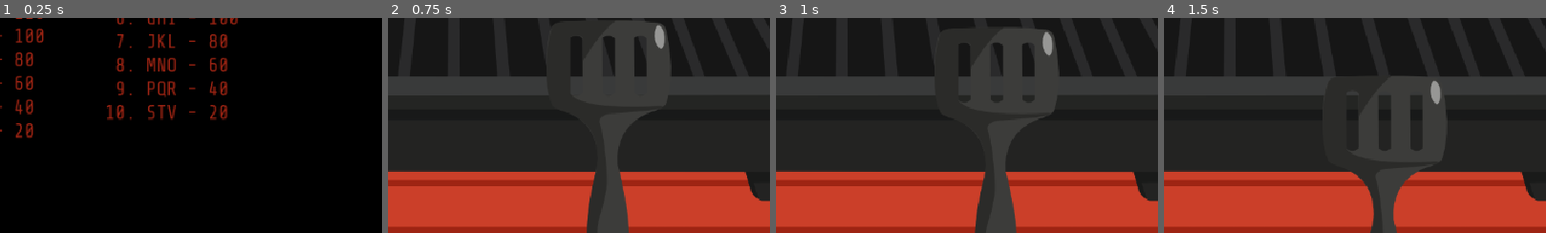
Above: before the commit, frames 1-4 (left to right).
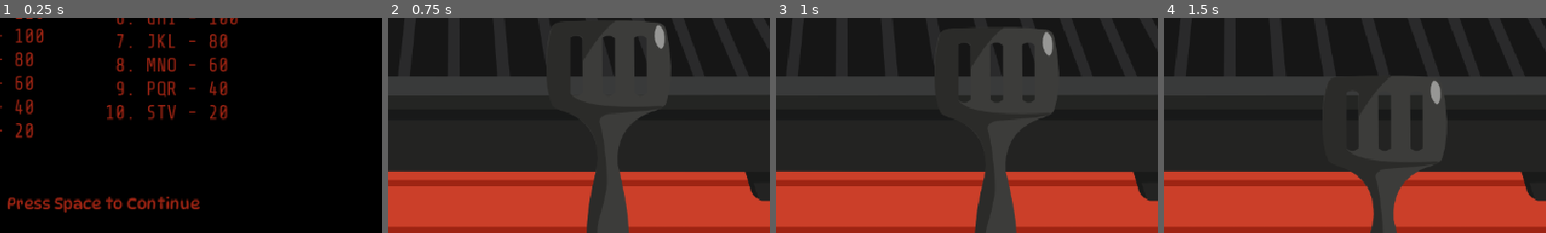
Above: after the commit, the same moments.

Repository: Allus-Interactive/30-days-of-summer-2025
Game: Godot game, scene res://scenes/menus/high scores/high_scores.tscn
The game is run twice, just before and just after one commit, with the same random seed, the same clock (stepped at 60 frames per second) and the same inputs. This scene is started directly instead of the project's main scene.
Inputs:
- Up to frame 1 (0.25 s): no input
- Up to frame 2 (0.75 s): tap Space (flip) at 0.5, 0.6 s; hold D (move_right) from 0.53 s (still down)
- Up to frame 3 (1 s): keep holding D (move_right)
- Up to frame 4 (1.5 s): release D (move_right) at 1.28 s; hold S from 1.28 s (still down); tap Enter (replay) at 1.35 s
The pictures show only the part of the screen within x 37-87%, y 50-100%; the shares and areas given below are measured in that part.

The runs differ from the first frame. In frame 1, 1.7% of the frame differs, in the area x 2-53%, y 83-91%; in frame 2, nothing differs; in frame 3, nothing differs; in frame 4, nothing differs.

Commit message:
removed obsolete nodes/code

Diff:
--- a/scenes/menus/high scores/high_scores.gd
+++ b/scenes/menus/high scores/high_scores.gd
@@ -4,8 +4,6 @@
 @export var game_scene: String
 
 
-# @onready var local_leaderboard_container: VBoxContainer = $CanvasLayer/LocalLeaderboardContainer
-# @onready var local_leaderboard: Label = $CanvasLayer/LocalLeaderboardContainer/LocalLeaderboard
 @onready var local_leaderboard_container: VBoxContainer = $CanvasLayer/HBoxContainer/LocalLeaderboardContainer
 @onready var local_leaderboard: Label = $CanvasLayer/HBoxContainer/LocalLeaderboardContainer/LocalLeaderboard
 @onready var global_leaderboard: Label = $CanvasLayer/HBoxContainer/OnlineLeaderboardContainer/GlobalLeaderboard
--- a/scenes/menus/high scores/high_scores.tscn
+++ b/scenes/menus/high scores/high_scores.tscn
@@ -64,36 +64,6 @@
 offset_bottom = 540.0
 color = Color(0, 0, 0, 1)
 
-[node name="LocalLeaderboardContainerSingle" type="VBoxContainer" parent="CanvasLayer"]
-visible = false
-custom_minimum_size = Vector2(240, 355)
-offset_left = 360.0
-offset_top = 89.0
-offset_right = 600.0
-offset_bottom = 444.0
-size_flags_vertical = 4
-theme_override_constants/separation = 25
-alignment = 1
-
-[node name="LocalTitle" type="Label" parent="CanvasLayer/LocalLeaderboardContainerSingle"]
-visible = false
-layout_mode = 2
-theme = ExtResource("8_pt2hk")
-text = "Local Leaderboard"
-
-[node name="LocalLeaderboard" type="Label" parent="CanvasLayer/LocalLeaderboardContainerSingle"]
-layout_mode = 2
-theme = ExtResource("8_pt2hk")
-horizontal_alignment = 1
-
-[node name="InfoLabel" type="Label" parent="CanvasLayer/LocalLeaderboardContainerSingle"]
-layout_mode = 2
-theme = ExtResource("3_i8bdw")
-theme_override_font_sizes/font_size = 20
-text = "Press Space to Continue"
-horizontal_alignment = 1
-vertical_alignment = 1
-
 [node name="HBoxContainer" type="HBoxContainer" parent="CanvasLayer"]
 custom_minimum_size = Vector2(480, 0)
 anchors_preset = 8
@@ -142,4 +112,15 @@
 layout_mode = 2
 theme = ExtResource("8_pt2hk")
 
+[node name="InfoLabel" type="Label" parent="CanvasLayer"]
+offset_left = 360.0
+offset_top = 490.0
+offset_right = 604.0
+offset_bottom = 515.0
+theme = ExtResource("3_i8bdw")
+theme_override_font_sizes/font_size = 20
+text = "Press Space to Continue"
+horizontal_alignment = 1
+vertical_alignment = 1
+
 [node name="HTTPRequest" type="HTTPRequest" parent="."]
